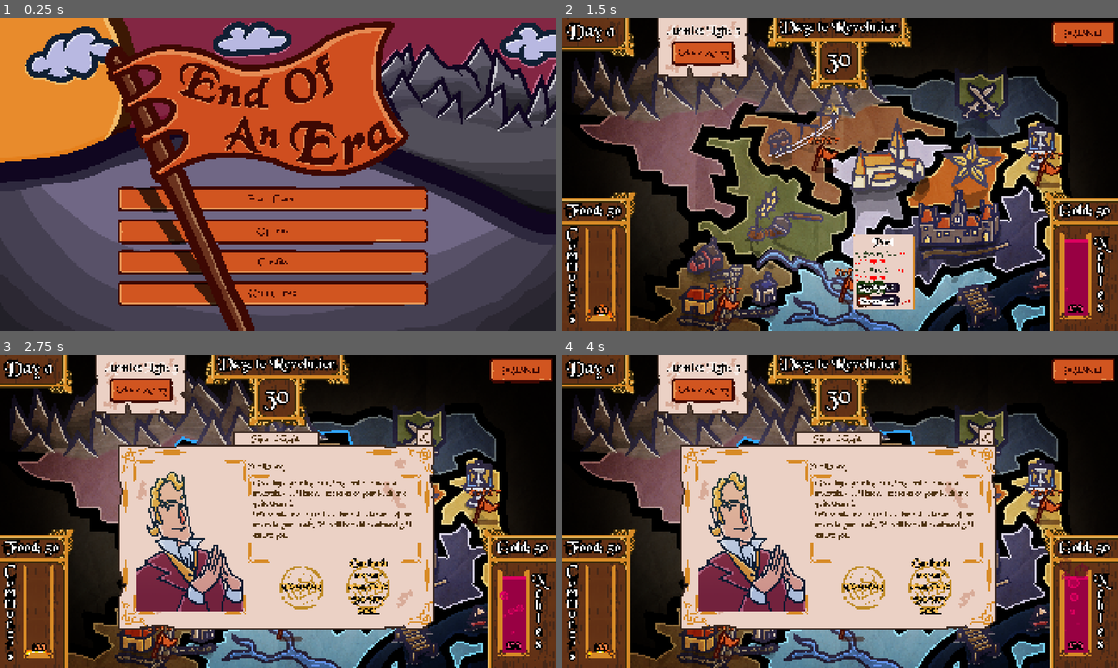
Above: before the commit, frames 1-4 (two rows, left to right).
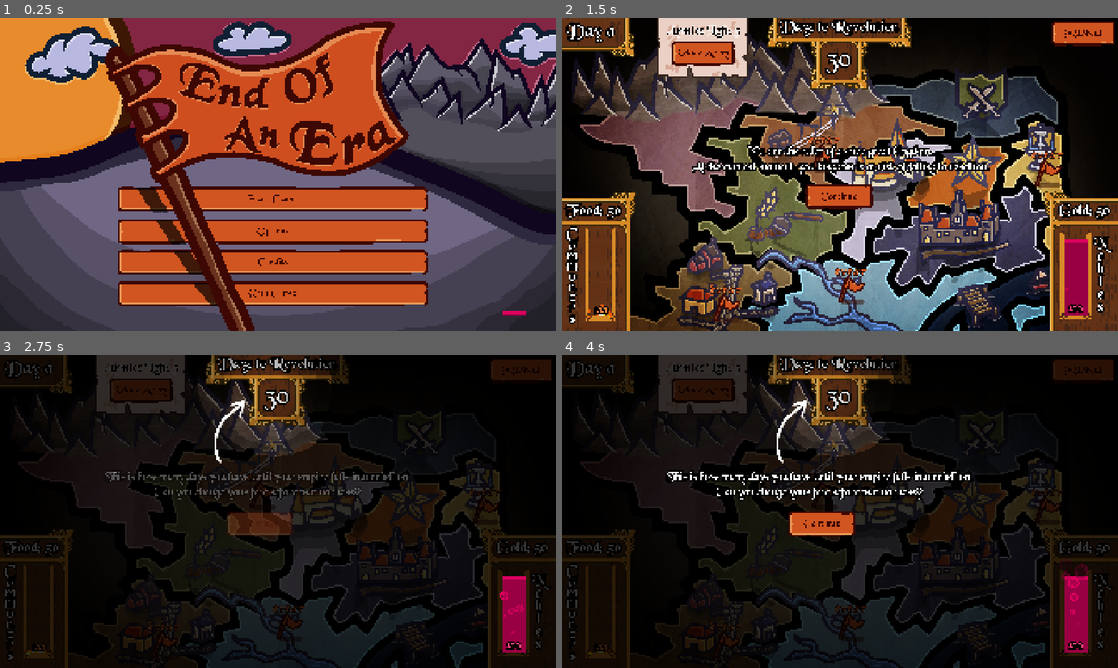
Above: after the commit, the same moments.

Repository: Orangechrisy/gmtk-game-jam-2026
Game: Godot game, scene res://Map/map.tscn
The game is run twice, just before and just after one commit, with the same random seed, the same clock (stepped at 60 frames per second) and the same inputs. Sound files missing from this copy of the repository are replaced by a short silence.
Inputs (mouse positions are in pixels of both pictures, inside the frame that each line leads up to):
- Up to frame 1 (0.25 s): no input
- Up to frame 2 (1.5 s): click "Start Game" at 0.5 s; click (845, 305) at 1.25 s, where only the run before the commit has a clickable "Let the game begin."
- Up to frame 3 (2.75 s): click (278, 533) at 2 s, where only the run after the commit has a clickable "Continue"
- Up to frame 4 (4 s): click (823, 524) at 2.75 s, where only the run after the commit has a clickable "Continue"; click "Place Army" at 3.5 s

The runs differ from the first frame. In frame 1, less than 0.1% of the frame differs, in the area x 90-95%, y 93-96%; in frame 2, 5.6%; in frame 3, 72%; in frame 4, 72%, in the area x 0-100%, y 0-100%.

Commit message:
started on interactive tutorial, some sfx

Diff:
--- a/Audio/Music/music_manager.gd
+++ b/Audio/Music/music_manager.gd
@@ -76,7 +76,7 @@
 	tween.set_trans(Tween.TRANS_QUAD).set_ease(Tween.EASE_IN)
 
 #SFX
-enum SFX {CLICK, CLICKINVALID, MOUSEOVER, POPUP, POSJINGLE, NEGJINGLE, REVOLT}
+enum SFX {CLICK, CLICKINVALID, MOUSEOVER, POPUP, POSJINGLE, NEGJINGLE, REVOLT, CHARDEATH, ARMYPLACE}
 
 func play_sfx(SFX_ID: int, change_pitch: bool = true):
 	var Audio = $SFX.get_child(SFX_ID)
--- a/Audio/Music/music_manager.tscn
+++ b/Audio/Music/music_manager.tscn
@@ -20,6 +20,8 @@
 [ext_resource type="AudioStream" uid="uid://cjh41f4qspepf" path="res://Audio/sfx/popup.wav" id="15_ruiyx"]
 [ext_resource type="AudioStream" uid="uid://cjwcqpwkrsehg" path="res://Audio/sfx/positive_jingle.wav" id="16_04x8i"]
 [ext_resource type="AudioStream" uid="uid://b8ykvbj63yqfn" path="res://Audio/sfx/revolt.wav" id="19_oxawt"]
+[ext_resource type="AudioStream" uid="uid://bv2mmebpgethd" path="res://Audio/sfx/char_death.wav" id="21_4y4kq"]
+[ext_resource type="AudioStream" uid="uid://bspi5xyc0vap" path="res://Audio/sfx/army_place.wav" id="22_2a36x"]
 
 [node name="MusicManager" type="Node" unique_id=972379771]
 process_mode = 3
@@ -123,3 +125,13 @@
 stream = ExtResource("19_oxawt")
 volume_db = -7.0
 bus = &"SFX"
+
+[node name="CharDeath" type="AudioStreamPlayer" parent="SFX" unique_id=1341153979]
+stream = ExtResource("21_4y4kq")
+volume_db = -5.0
+bus = &"SFX"
+
+[node name="ArmyPlace" type="AudioStreamPlayer" parent="SFX" unique_id=1062018291]
+stream = ExtResource("22_2a36x")
+volume_db = -10.0
+bus = &"SFX"
--- a/Characters/character.gd
+++ b/Characters/character.gd
@@ -3,7 +3,12 @@
 
 @export var char_name: StringName = ""
 
-var is_alive: bool = true
+var is_alive: bool = true:
+	set(val):
+		is_alive = val
+		if !is_alive:
+			MusicManager.play_sfx(MusicManager.SFX.CHARDEATH, false)
+
 @export var has_quest: bool = false
 var quest_progress: int = 0:
 	set(change):
--- a/Map/map.tscn
+++ b/Map/map.tscn
@@ -175,9 +175,7 @@
 [ext_resource type="Resource" uid="uid://b3tr2c35igges" path="res://Events/MapEvents/Foreman/event_foreman_06.tres" id="170_v34en"]
 [ext_resource type="PackedScene" uid="uid://cirml1k3rad5a" path="res://Menus/GameOverMenu.tscn" id="174_0a72k"]
 [ext_resource type="PackedScene" uid="uid://cdokd6o2cq8ix" path="res://UI/ResultsPopup.tscn" id="175_v03vf"]
-[ext_resource type="Texture2D" uid="uid://6t50wamhve8b" path="res://Assets/Portraits/tutorialarrows.png" id="176_fmnyg"]
-[ext_resource type="Theme" uid="uid://cqeqtwae5syvw" path="res://base_theme.tres" id="177_ghw5y"]
-[ext_resource type="Script" uid="uid://b72xfkhmnqyjl" path="res://Map/tutorial.gd" id="177_yhrl3"]
+[ext_resource type="PackedScene" uid="uid://cpe0r0ni6d3h5" path="res://tutorial.tscn" id="176_fmnyg"]
 
 [node name="Map" type="Node2D" unique_id=932399740]
 script = ExtResource("1_ptuj4")
@@ -339,7 +337,8 @@
 
 [node name="MainInterface" parent="CanvasLayer" unique_id=1175301398 instance=ExtResource("8_ry46t")]
 unique_name_in_owner = true
-visible = false
+
+[node name="Tutorial" parent="CanvasLayer" unique_id=2129602844 instance=ExtResource("176_fmnyg")]
 
 [node name="PauseMenu" parent="CanvasLayer" unique_id=273141382 instance=ExtResource("10_5cbny")]
 unique_name_in_owner = true
@@ -353,79 +352,3 @@
 
 [node name="GameOverMenu" parent="CanvasLayer" unique_id=1308238179 instance=ExtResource("174_0a72k")]
 z_index = 5
-
-[node name="Tutorial" type="Sprite2D" parent="CanvasLayer" unique_id=1440512382]
-visible = false
-position = Vector2(960, 540)
-texture = ExtResource("176_fmnyg")
-script = ExtResource("177_yhrl3")
-
-[node name="Label" type="Label" parent="CanvasLayer/Tutorial" unique_id=2111592220]
-offset_left = -174.0
-offset_top = -259.0
-offset_right = 234.0
-offset_bottom = -206.0
-theme = ExtResource("177_ghw5y")
-text = "If this runs out, you lose!"
-
-[node name="Label2" type="Label" parent="CanvasLayer/Tutorial" unique_id=1367869575]
-offset_left = -644.0
-offset_top = 277.0
-offset_right = -236.0
-offset_bottom = 330.0
-theme = ExtResource("177_ghw5y")
-text = "If this fills up, you lose!"
-
-[node name="Label3" type="Label" parent="CanvasLayer/Tutorial" unique_id=1684237866]
-offset_left = 230.0
-offset_top = 286.0
-offset_right = 638.0
-offset_bottom = 339.0
-theme = ExtResource("177_ghw5y")
-text = "If this runs out, you lose!"
-
-[node name="Label4" type="Label" parent="CanvasLayer/Tutorial" unique_id=2140374118]
-offset_left = -635.0
-offset_top = 177.0
-offset_right = -227.0
-offset_bottom = 230.0
-theme = ExtResource("177_ghw5y")
-text = "If this runs out, the people get angry!"
-
-[node name="Label5" type="Label" parent="CanvasLayer/Tutorial" unique_id=1380465753]
-offset_left = 96.0
-offset_top = 40.0
-offset_right = 712.0
-offset_bottom = 93.0
-theme = ExtResource("177_ghw5y")
-text = "If this runs out, the nobles get angry!"
-
-[node name="Label6" type="Label" parent="CanvasLayer/Tutorial" unique_id=1265191026]
-offset_left = -776.0
-offset_top = -150.0
-offset_right = -160.0
-offset_bottom = -97.0
-theme = ExtResource("177_ghw5y")
-text = "Use these to keep provinces in line!
-If their Fervor rises above Loyalty,
-the rebels take control!"
-
-[node name="Label7" type="Label" parent="CanvasLayer/Tutorial" unique_id=641571301]
-offset_left = 274.0
-offset_top = -200.0
-offset_right = 890.0
-offset_bottom = -35.0
-theme = ExtResource("177_ghw5y")
-text = "Once you respond to each Event,
-you can end the day here!"
-
-[node name="TutorialStartButton" type="Button" parent="CanvasLayer/Tutorial" unique_id=778824868]
-offset_left = -322.0
-offset_top = 415.0
-offset_right = 364.0
-offset_bottom = 501.0
-theme = ExtResource("177_ghw5y")
-text = "Let the game begin."
-
-[connection signal="mouse_entered" from="CanvasLayer/Tutorial/TutorialStartButton" to="." method="_on_mouse_entered"]
-[connection signal="pressed" from="CanvasLayer/Tutorial/TutorialStartButton" to="CanvasLayer/Tutorial" method="_on_tutorial_start_button_pressed"]
--- a/Map/province.gd
+++ b/Map/province.gd
@@ -43,6 +43,8 @@
 	set(val):
 		has_army=val
 		$ProvinceTooltip.update_values()
+		if has_army:
+			MusicManager.play_sfx(MusicManager.SFX.ARMYPLACE)
 var can_have_army: bool = true
 
 # Called when the node enters the scene tree for the first time.
--- a/Map/tutorial.gd
+++ /dev/null
@@ -1,11 +0,0 @@
-extends Sprite2D
-
-func _ready() -> void:
-	GameState.connect("update_tutorial", on_update_tutorial)
-
-func on_update_tutorial(show: bool) -> void:
-	visible = show
-
-func _on_tutorial_start_button_pressed() -> void:
-	GameManager.update_tutorial(false)
-	MusicManager.play_sfx(MusicManager.SFX.CLICK)
--- /dev/null
+++ b/tutorial.gd
@@ -0,0 +1,174 @@
+extends Control
+
+var step: int = 0
+func _ready() -> void:
+	$TutorialBlockOut.hide()
+	$Arrows/ArrowDown.hide()
+	$Arrows/ArrowLeft.hide()
+	$Arrows/ArrowRight.hide()
+	$Arrows/ArrowUp.hide()
+	GameState.connect("update_tutorial", on_update_tutorial)
+
+func on_update_tutorial(show: bool) -> void:
+	if show:
+		start_tutorial()
+
+func start_tutorial():
+	await get_tree().physics_frame
+	if SaveData.get_data("TutorialCompleted"):
+		hide()
+		end_tutorial()
+	else:
+		next_step()
+		#SaveData.save_data("TutorialCompleted", true)
+
+var text_showing: bool = false
+func show_text(text: String, pos: Vector2):
+	if text_showing:
+		hide_text()
+		await get_tree().create_timer(0.5).timeout
+	text_showing=true
+	$Label.hide()
+	$Label.position = pos
+	$Label.text = text
+	$Label/AnimationPlayer.play("fadein_text")
+	$Label.show()
+
+func hide_text():
+	text_showing=false
+	$Label/AnimationPlayer.play_backwards("fadein_text")
+
+var button_anim: bool = false
+var button_showing: bool = false
+func show_button(pos: Vector2):
+	if button_showing:
+		hide_button()
+		await get_tree().create_timer(0.5).timeout
+	button_showing=true
+	$ContinueButton.hide()
+	$ContinueButton.position = pos
+	$ContinueButton/AnimationPlayer.play("fadein_button")
+	$ContinueButton.show()
+	await get_tree().create_timer(0.5).timeout
+	button_anim = false
+
+func hide_button():
+	button_showing=false
+	$ContinueButton/AnimationPlayer.play_backwards("fadein_button")
+
+var blockout_showing: bool = false
+func show_blockout(pos: Vector2):
+	if blockout_showing:
+		hide_blockout()
+		await get_tree().create_timer(0.5).timeout
+	blockout_showing=true
+	$TutorialBlockOut.hide()
+	$TutorialBlockOut.position = pos
+	$TutorialBlockOut/AnimationPlayer.play("fadein_blockout")
+	$TutorialBlockOut.show()
+
+func hide_blockout():
+	blockout_showing=false
+	$TutorialBlockOut/AnimationPlayer.play_backwards("fadein_blockout")
+
+var arrow_showing: bool = false
+func show_arrow(arrow: String, pos: Vector2):
+	if arrow_showing:
+		hide_arrows()
+		await get_tree().create_timer(0.5).timeout
+	arrow_showing=true
+	$Arrows/ArrowDown.hide()
+	$Arrows/ArrowLeft.hide()
+	$Arrows/ArrowRight.hide()
+	$Arrows/ArrowUp.hide()
+
+	$Arrows.position = pos
+	$Arrows/AnimationPlayer.play("fadein_arrows")
+
+	match arrow:
+		"Up":
+			$Arrows/ArrowUp.show()
+		"Left":
+			$Arrows/ArrowLeft.show()
+		"Down":
+			$Arrows/ArrowDown.show()
+		"Right":
+			$Arrows/ArrowRight.show()
+
+func hide_arrows():
+	arrow_showing=false
+	$Arrows/AnimationPlayer.play_backwards("fadein_arrows")
+
+#TUTORIAL
+func next_step():
+	step+=1
+	match step:
+		1: #INTRO
+			var text: String = "You are the ruler of a once great kingdom.\nAt the current moment, you kingdom is at risk of falling to rebellion."
+			var textpos: Vector2 = Vector2(450.5, 340.0)
+			show_text(text, textpos)
+			var buttonpos: Vector2 = Vector2(841, 574)
+			show_button(buttonpos)
+		2: #DAYS
+			var text: String = "This is how many days you have until your empire falls into rebellion.\nCan you change your fate before that happens?"
+			var textpos: Vector2 = Vector2(360.5, 300.0)
+			show_text(text, textpos)
+			var buttonpos: Vector2 = Vector2(782, 540)
+			show_button(buttonpos)
+			var blockoutpos: Vector2 = Vector2(930.0, 118.0)
+			show_blockout(blockoutpos)
+			var arrowpos: Vector2 = Vector2(792.0, 267.0)
+			show_arrow("Up", arrowpos)
+		3: #COMMONER
+			var text: String = "This the Favor of the Commoners in your Empire.\nIf your Commoner Favor reaches 0, this could spell trouble for your empire."
+			var textpos: Vector2 = Vector2(247.0, 668.0)
+			show_text(text, textpos)
+			var buttonpos: Vector2 = Vector2(742.0, 894.0)
+			show_button(buttonpos)
+			var blockoutpos: Vector2 = Vector2(120.0, 896.0)
+			show_blockout(blockoutpos)
+			var arrowpos: Vector2 = Vector2(302.0, 934.0)
+			show_arrow("Left", arrowpos)
+		4: #FOOD
+			var text: String = "This your Food.\nIf you run out of Food, your Commoner Favor will considerably decrease each turn!"
+			var textpos: Vector2 = Vector2(316.0, 379.0)
+			show_text(text, textpos)
+			var buttonpos: Vector2 = Vector2(853.0, 603.0)
+			show_button(buttonpos)
+			var blockoutpos: Vector2 = Vector2(141.0, 687.0)
+			show_blockout(blockoutpos)
+			var arrowpos: Vector2 = Vector2(358.0, 645.0)
+			show_arrow("Left", arrowpos)
+		4: #FOOD
+			var text: String = "This your Food.\nIf you run out of Food, your Commoner Favor will considerably decrease each turn!"
+			var textpos: Vector2 = Vector2(316.0, 379.0)
+			show_text(text, textpos)
+			var buttonpos: Vector2 = Vector2(853.0, 603.0)
+			show_button(buttonpos)
+			var blockoutpos: Vector2 = Vector2(141.0, 687.0)
+			show_blockout(blockoutpos)
+			var arrowpos: Vector2 = Vector2(358.0, 645.0)
+			show_arrow("Left", arrowpos)
+		_:
+			end_tutorial()
+
+
+func _on_continue_button_mouse_entered() -> void:
+	if GameState.MouseMode == GameState.Click.TUTORIAL:
+		MusicManager.play_sfx(MusicManager.SFX.MOUSEOVER)
+
+func _on_continue_button_pressed() -> void:
+	if !button_anim:
+		button_anim = true
+		next_step()
+
+func end_tutorial():
+	GameManager.update_tutorial(false)
+	if text_showing:
+		hide_text()
+	if arrow_showing:
+		hide_arrows()
+	if button_showing:
+		hide_button()
+	if blockout_showing:
+		hide_blockout()
--- /dev/null
+++ b/tutorial.tscn
@@ -0,0 +1,238 @@
+[gd_scene format=3 uid="uid://cpe0r0ni6d3h5"]
+
+[ext_resource type="Script" uid="uid://7gja2ft6qu8f" path="res://tutorial.gd" id="1_yb1ct"]
+[ext_resource type="Theme" uid="uid://cqeqtwae5syvw" path="res://base_theme.tres" id="2_ehuit"]
+[ext_resource type="Texture2D" uid="uid://b852kkvub2oeb" path="res://Assets/tutorial block out.png" id="3_ehuit"]
+[ext_resource type="Texture2D" uid="uid://c48jgi5plauw2" path="res://Assets/arrow_down.png" id="4_0cr88"]
+[ext_resource type="Texture2D" uid="uid://b7fvpjso7ojaa" path="res://Assets/arrow_left.png" id="5_4t6hg"]
+[ext_resource type="Texture2D" uid="uid://cklmbwv8ibl0" path="res://Assets/arrow_right.png" id="6_7vrqn"]
+[ext_resource type="Texture2D" uid="uid://bxdjcil2ox520" path="res://Assets/arrow_up.png" id="7_bhfnd"]
+
+[sub_resource type="Animation" id="Animation_0cr88"]
+length = 0.001
+tracks/0/type = "value"
+tracks/0/imported = false
+tracks/0/enabled = true
+tracks/0/path = NodePath(".:modulate")
+tracks/0/interp = 1
+tracks/0/loop_wrap = true
+tracks/0/keys = {
+"times": PackedFloat32Array(0),
+"transitions": PackedFloat32Array(1),
+"update": 0,
+"values": [Color(1, 1, 1, 1)]
+}
+
+[sub_resource type="Animation" id="Animation_4t6hg"]
+resource_name = "fadein_blockout"
+length = 0.5
+tracks/0/type = "value"
+tracks/0/imported = false
+tracks/0/enabled = true
+tracks/0/path = NodePath(".:modulate")
+tracks/0/interp = 1
+tracks/0/loop_wrap = true
+tracks/0/keys = {
+"times": PackedFloat32Array(0, 0.5),
+"transitions": PackedFloat32Array(1, 1),
+"update": 0,
+"values": [Color(1, 1, 1, 0), Color(1, 1, 1, 1)]
+}
+
+[sub_resource type="AnimationLibrary" id="AnimationLibrary_7vrqn"]
+_data = {
+&"RESET": SubResource("Animation_0cr88"),
+&"fadein_blockout": SubResource("Animation_4t6hg")
+}
+
+[sub_resource type="Animation" id="Animation_5mrt3"]
+length = 0.001
+tracks/0/type = "value"
+tracks/0/imported = false
+tracks/0/enabled = true
+tracks/0/path = NodePath("Label:modulate")
+tracks/0/interp = 1
+tracks/0/loop_wrap = true
+tracks/0/keys = {
+"times": PackedFloat32Array(0),
+"transitions": PackedFloat32Array(1),
+"update": 0,
+"values": [Color(1, 1, 1, 1)]
+}
+
+[sub_resource type="Animation" id="Animation_rwowx"]
+resource_name = "fadein_text"
+length = 0.5
+tracks/0/type = "value"
+tracks/0/imported = false
+tracks/0/enabled = true
+tracks/0/path = NodePath("Label:modulate")
+tracks/0/interp = 1
+tracks/0/loop_wrap = true
+tracks/0/keys = {
+"times": PackedFloat32Array(0, 0.5),
+"transitions": PackedFloat32Array(1, 1),
+"update": 0,
+"values": [Color(1, 1, 1, 0), Color(1, 1, 1, 1)]
+}
+
+[sub_resource type="AnimationLibrary" id="AnimationLibrary_hu44a"]
+_data = {
+&"RESET": SubResource("Animation_5mrt3"),
+&"fadein_text": SubResource("Animation_rwowx")
+}
+
+[sub_resource type="Animation" id="Animation_ehuit"]
+length = 0.001
+tracks/0/type = "value"
+tracks/0/imported = false
+tracks/0/enabled = true
+tracks/0/path = NodePath(".:modulate")
+tracks/0/interp = 1
+tracks/0/loop_wrap = true
+tracks/0/keys = {
+"times": PackedFloat32Array(0),
+"transitions": PackedFloat32Array(1),
+"update": 0,
+"values": [Color(1, 1, 1, 1)]
+}
+
+[sub_resource type="Animation" id="Animation_hu44a"]
+resource_name = "fadein_button"
+length = 0.5
+tracks/0/type = "value"
+tracks/0/imported = false
+tracks/0/enabled = true
+tracks/0/path = NodePath(".:modulate")
+tracks/0/interp = 1
+tracks/0/loop_wrap = true
+tracks/0/keys = {
+"times": PackedFloat32Array(0, 0.5),
+"transitions": PackedFloat32Array(1, 1),
+"update": 0,
+"values": [Color(1, 1, 1, 0), Color(1, 1, 1, 1)]
+}
+
+[sub_resource type="AnimationLibrary" id="AnimationLibrary_0cr88"]
+_data = {
+&"RESET": SubResource("Animation_ehuit"),
+&"fadein_button": SubResource("Animation_hu44a")
+}
+
+[sub_resource type="Animation" id="Animation_7vrqn"]
+length = 0.001
+tracks/0/type = "value"
+tracks/0/imported = false
+tracks/0/enabled = true
+tracks/0/path = NodePath(".:modulate")
+tracks/0/interp = 1
+tracks/0/loop_wrap = true
+tracks/0/keys = {
+"times": PackedFloat32Array(0),
+"transitions": PackedFloat32Array(1),
+"update": 0,
+"values": [Color(1, 1, 1, 1)]
+}
+
+[sub_resource type="Animation" id="Animation_bhfnd"]
+resource_name = "fadein_arrows"
+length = 0.5
+tracks/0/type = "value"
+tracks/0/imported = false
+tracks/0/enabled = true
+tracks/0/path = NodePath(".:modulate")
+tracks/0/interp = 1
+tracks/0/loop_wrap = true
+tracks/0/keys = {
+"times": PackedFloat32Array(0, 0.5),
+"transitions": PackedFloat32Array(1, 1),
+"update": 0,
+"values": [Color(1, 1, 1, 0), Color(1, 1, 1, 1)]
+}
+
+[sub_resource type="AnimationLibrary" id="AnimationLibrary_tvjhf"]
+_data = {
+&"RESET": SubResource("Animation_7vrqn"),
+&"fadein_arrows": SubResource("Animation_bhfnd")
+}
+
+[node name="Tutorial" type="Control" unique_id=734501673]
+layout_mode = 3
+anchors_preset = 0
+script = ExtResource("1_yb1ct")
+
+[node name="TutorialBlockOut" type="Sprite2D" parent="." unique_id=552969348]
+position = Vector2(141, 687)
+texture = ExtResource("3_ehuit")
+
+[node name="AnimationPlayer" type="AnimationPlayer" parent="TutorialBlockOut" unique_id=861329727]
+libraries/ = SubResource("AnimationLibrary_7vrqn")
+
+[node name="Label" type="Label" parent="." unique_id=1218234303]
+layout_mode = 1
+offset_left = 450.0
+offset_top = 346.0
+offset_right = 1474.0
+offset_bottom = 646.0
+theme_override_colors/font_outline_color = Color(0, 0, 0, 1)
+theme_override_constants/outline_size = 20
+theme_override_font_sizes/font_size = 40
+text = "You are the ruler of a once great kingdom.
+At the current moment, you kingdom is at risk of falling to rebellion."
+horizontal_alignment = 1
+vertical_alignment = 1
+
+[node name="AnimationPlayer" type="AnimationPlayer" parent="Label" unique_id=1768719049]
+root_node = NodePath("../..")
+libraries/ = SubResource("AnimationLibrary_hu44a")
+
+[node name="ContinueButton" type="Button" parent="." unique_id=745481461]
+layout_mode = 1
+anchors_preset = 8
+anchor_left = 0.5
+anchor_top = 0.5
+anchor_right = 0.5
+anchor_bottom = 0.5
+offset_left = 853.0
+offset_top = 603.0
+offset_right = 1085.0
+offset_bottom = 689.0
+grow_horizontal = 2
+grow_vertical = 2
+theme = ExtResource("2_ehuit")
+text = "Continue"
+
+[node name="AnimationPlayer" type="AnimationPlayer" parent="ContinueButton" unique_id=1135077690]
+libraries/ = SubResource("AnimationLibrary_0cr88")
+
+[node name="Arrows" type="Control" parent="." unique_id=702951989]
+anchors_preset = 0
+offset_left = 358.0
+offset_top = 645.0
+offset_right = 398.0
+offset_bottom = 685.0
+
+[node name="ArrowDown" type="Sprite2D" parent="Arrows" unique_id=269347448]
+visible = false
+texture = ExtResource("4_0cr88")
+metadata/_edit_lock_ = true
+
+[node name="ArrowLeft" type="Sprite2D" parent="Arrows" unique_id=2079507356]
+texture = ExtResource("5_4t6hg")
+metadata/_edit_lock_ = true
+
+[node name="ArrowRight" type="Sprite2D" parent="Arrows" unique_id=1094779134]
+visible = false
+texture = ExtResource("6_7vrqn")
+metadata/_edit_lock_ = true
+
+[node name="ArrowUp" type="Sprite2D" parent="Arrows" unique_id=516755043]
+visible = false
+texture = ExtResource("7_bhfnd")
+metadata/_edit_lock_ = true
+
+[node name="AnimationPlayer" type="AnimationPlayer" parent="Arrows" unique_id=13294082]
+libraries/ = SubResource("AnimationLibrary_tvjhf")
+
+[connection signal="mouse_entered" from="ContinueButton" to="." method="_on_continue_button_mouse_entered"]
+[connection signal="pressed" from="ContinueButton" to="." method="_on_continue_button_pressed"]
Binary file added: Assets/arrow_down.png
Not shown, added: Assets/arrow_down.png.import
Binary file added: Assets/arrow_left.png
Not shown, added: Assets/arrow_left.png.import
Binary file added: Assets/arrow_right.png
Not shown, added: Assets/arrow_right.png.import
Binary file added: Assets/arrow_up.png
Not shown, added: Assets/arrow_up.png.import
Binary file added: Assets/tutorial block out.png
Not shown, added: Assets/tutorial block out.png.import
Not shown, added: Audio/sfx/army_place.wav.import
Not shown, added: Audio/sfx/char_death.wav.import
(and 4 more such lines)
